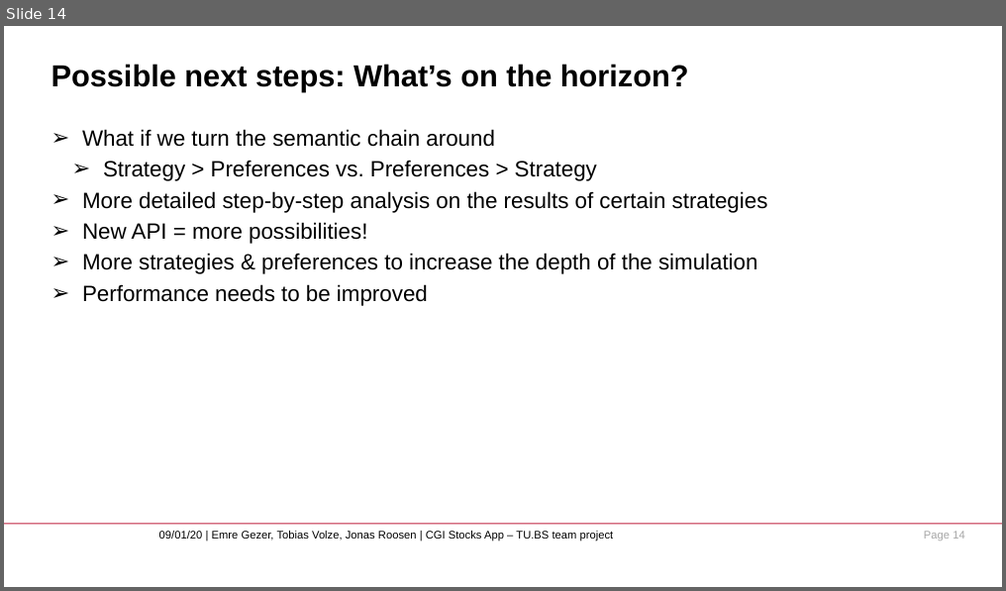
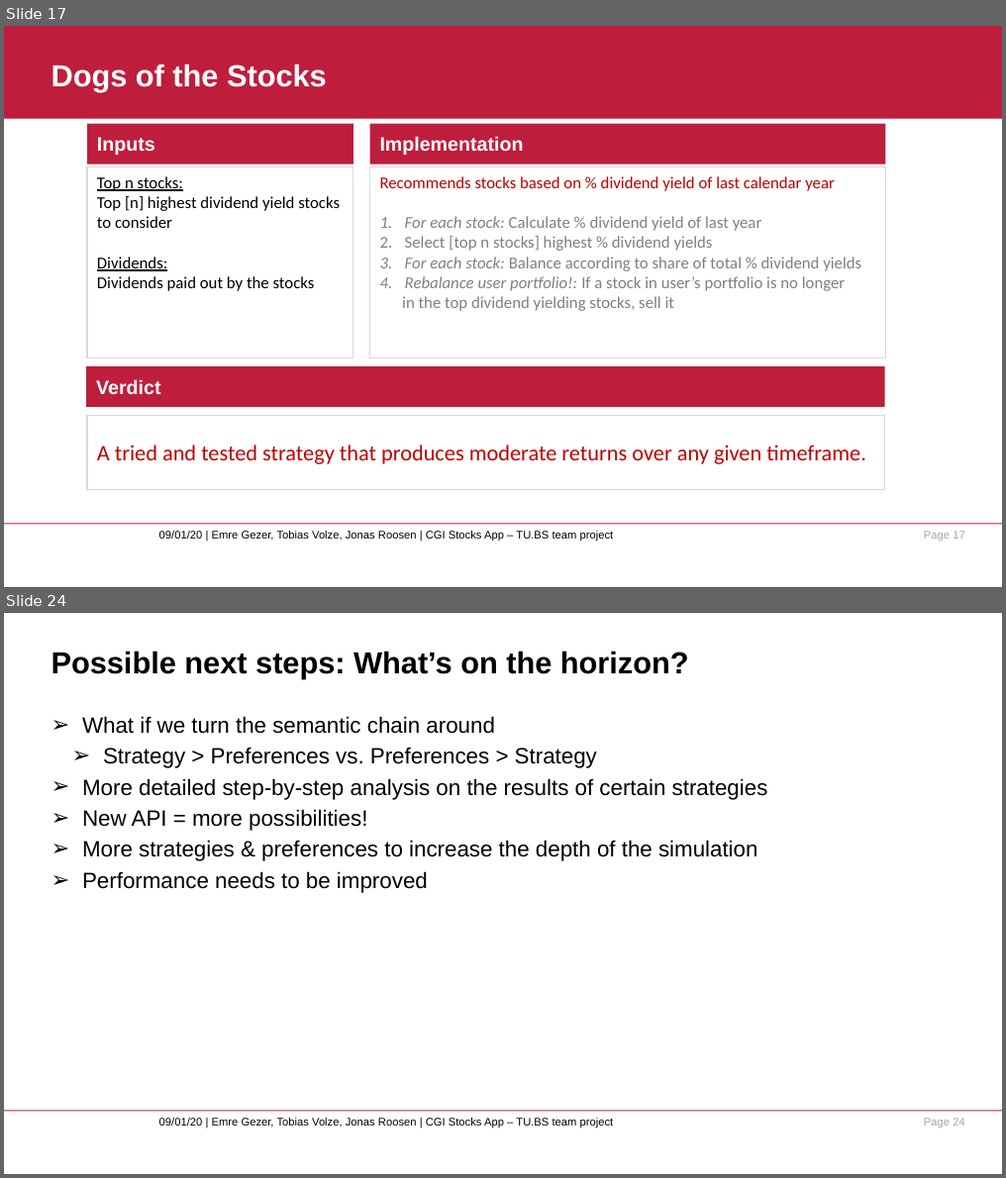
Before and after one commit to neoraven/Teamprojekt_SS20_CGI, a slide deck: presentation/TUBS_CGI_stocks_app_presentation.pptx. Shown one above the other, each under a label of ours: slide 14 before the commit, slides 17 and 24 after it; the slides between them are not shown. The pictures are 1006x591 and 1006x1178 pixels, drawn with LibreOffice and Linux fonts; fonts in the diff are those of the drawing; background and template pictures are left out. Boxes give left, top, right and bottom in pixels: in the first picture for what was removed or moved away, otherwise in the second. Text is boxed around its words. In the diff, an @@ line names an element or a change of style, - is before the commit and + after.

```diff
--- a/presentation/TUBS_CGI_stocks_app_presentation.pptx
+++ b/presentation/TUBS_CGI_stocks_app_presentation.pptx
@@ slide 17 added at (4,26,1002,587), background #FFFFFF; not listed: 3 template elements that a slide beside it also shows @@
@@ rectangle added at (4,26,1002,119), fill #BE1E3C @@
@@ title added at (52,64,327,92), 22 pt, text #FFFFFF, bold @@
+Dogs of the Stocks
@@ rectangle added at (87,124,353,165), fill #BE1E3C, 14 pt, text #FFFFFF, bold @@
+Inputs
@@ rectangle added at (370,124,886,165), fill #BE1E3C, 14 pt, text #FFFFFF, bold @@
+Implementation
@@ rectangle added at (87,168,353,360), fill #FFFFFF, outline #D9D9D9 0.75 pt, 12 pt, text #000000 @@
+Top n stocks:
+Top [n] highest dividend yield stocks
+to consider
+Dividends:
+Dividends paid out by the stocks
@@ rectangle added at (370,168,886,360), fill #FFFFFF, outline #D9D9D9 0.75 pt, 12 pt, text #808080 @@
+Recommends stocks based on % dividend yield of last calendar year
+1. For each stock: Calculate % dividend yield of last year
+2. Select [top n stocks] highest % dividend yields
+3. For each stock: Balance according to share of total % dividend yields
+4. Rebalance user portfolio!: If a stock in user’s portfolio is no longer
+in the top dividend yielding stocks, sell it
@@ rectangle added at (87,367,885,407), fill #BE1E3C, 14 pt, text #FFFFFF, bold @@
+Verdict
@@ rectangle added at (87,415,884,490), fill #FFFFFF, outline #D9D9D9 0.75 pt, 16 pt, text #C00000 @@
+A tried and tested strategy that produces moderate returns over any given timeframe.
@@ what was slide 14 is now slide 24 @@
@@ page number at (924,1118,964,1128): text changed @@
-Page 14
+Page 24
```
Also in this commit, not shown: 1 slide changed, 10 other slides added, 2 slides removed.
